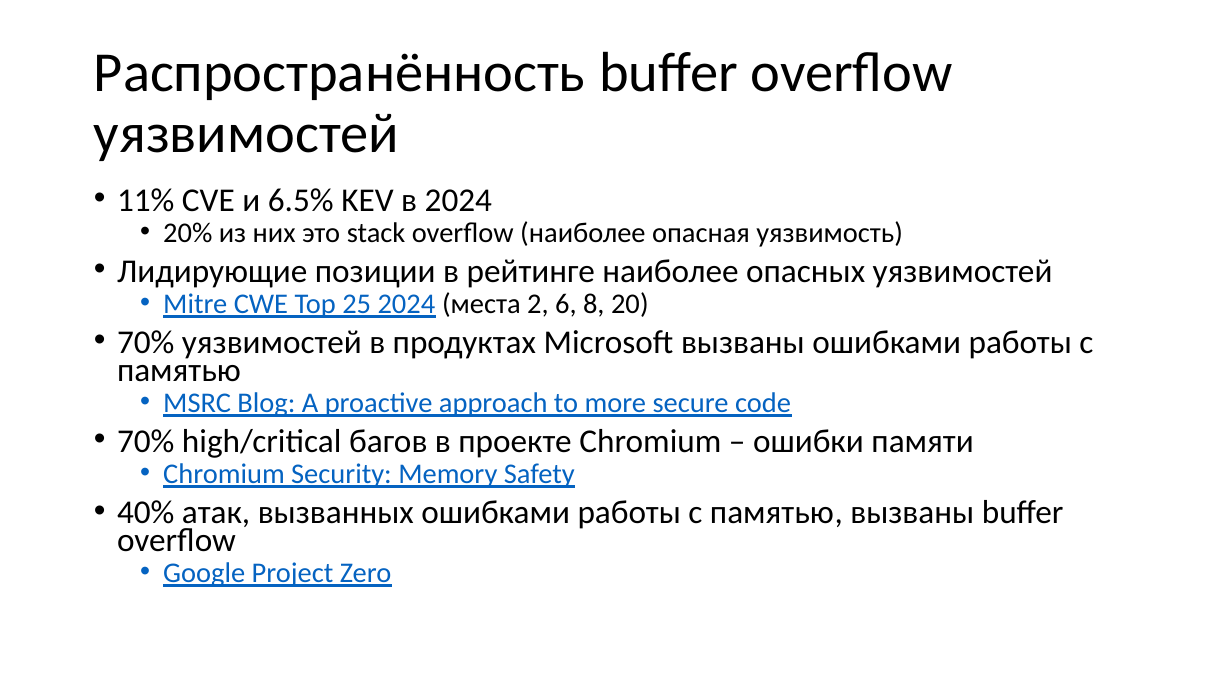
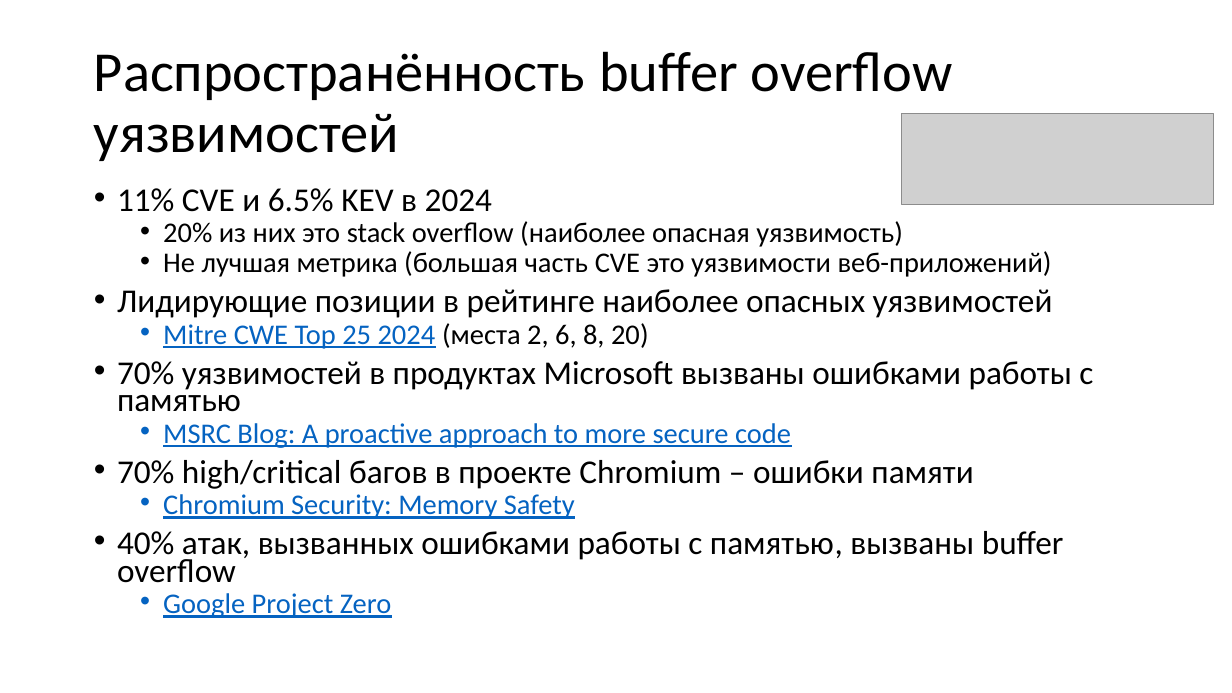
Before and after one commit to yugr/slides, a slide deck: slide 5 of CppZeroCost/2025/RU.pptx. Drawn at 1232x693 pixels with LibreOffice and Linux fonts; fonts in the diff are those of the drawing; grey boxes stand for pictures. Boxes give left, top, right and bottom in pixels: in the first picture for what was removed or moved away, otherwise in the second. Text is boxed around its words. In the diff, an @@ line names an element or a change of style, - is before the commit and + after.

```diff
--- a/CppZeroCost/2025/RU.pptx
+++ b/CppZeroCost/2025/RU.pptx
@@ picture added at bbox=[902, 114, 1214, 204] @@
@@ text at bbox=[163, 251, 1052, 277]: paragraph added @@
+  • Не лучшая метрика (большая часть CVE это уязвимости веб-приложений)
```
Also in this commit, not shown: 3 other slides changed, 2 other files.
